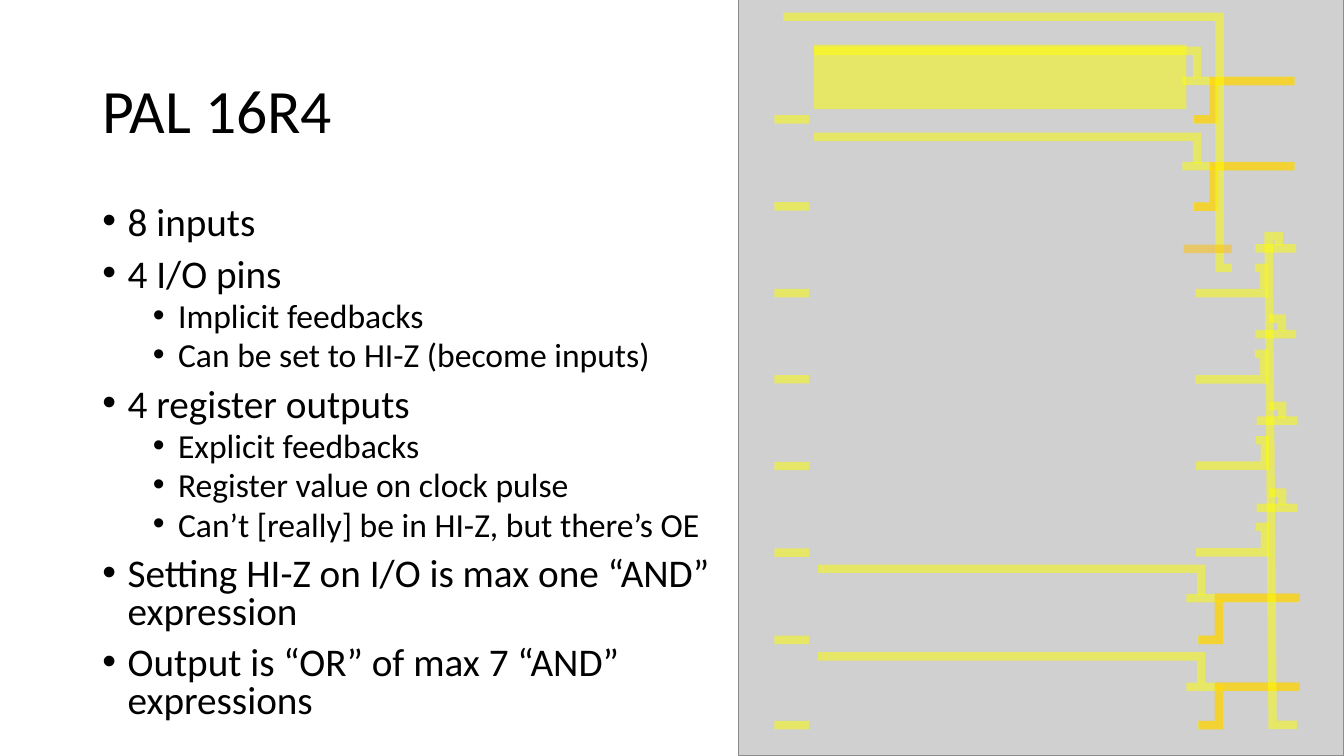
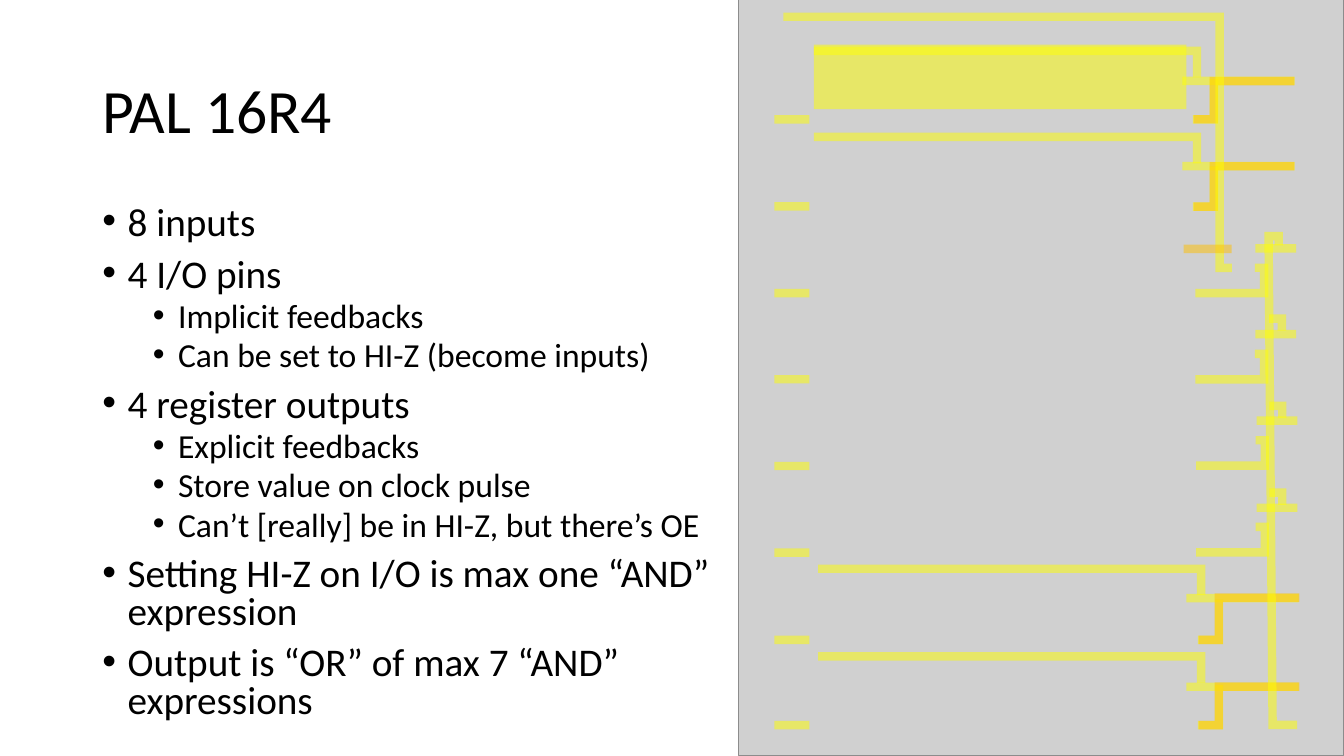
Before and after one commit to OddbitCoder/GdpPalAnalyzer, a slide deck: slide 5 of docs/PAL.pptx. Drawn at 1344x756 pixels with LibreOffice and Linux fonts; fonts in the diff are those of the drawing; grey boxes stand for pictures. Boxes give left, top, right and bottom in pixels: in the first picture for what was removed or moved away, otherwise in the second. Text is boxed around its words. In the diff, an @@ line names an element or a change of style, - is before the commit and + after.

```diff
--- a/docs/PAL.pptx
+++ b/docs/PAL.pptx
@@ text at (178,473,531,503): text changed @@
-  • Register value on clock pulse
+  • Store value on clock pulse
```
Also in this commit, not shown: 2 other slides changed, 3 slides added.
